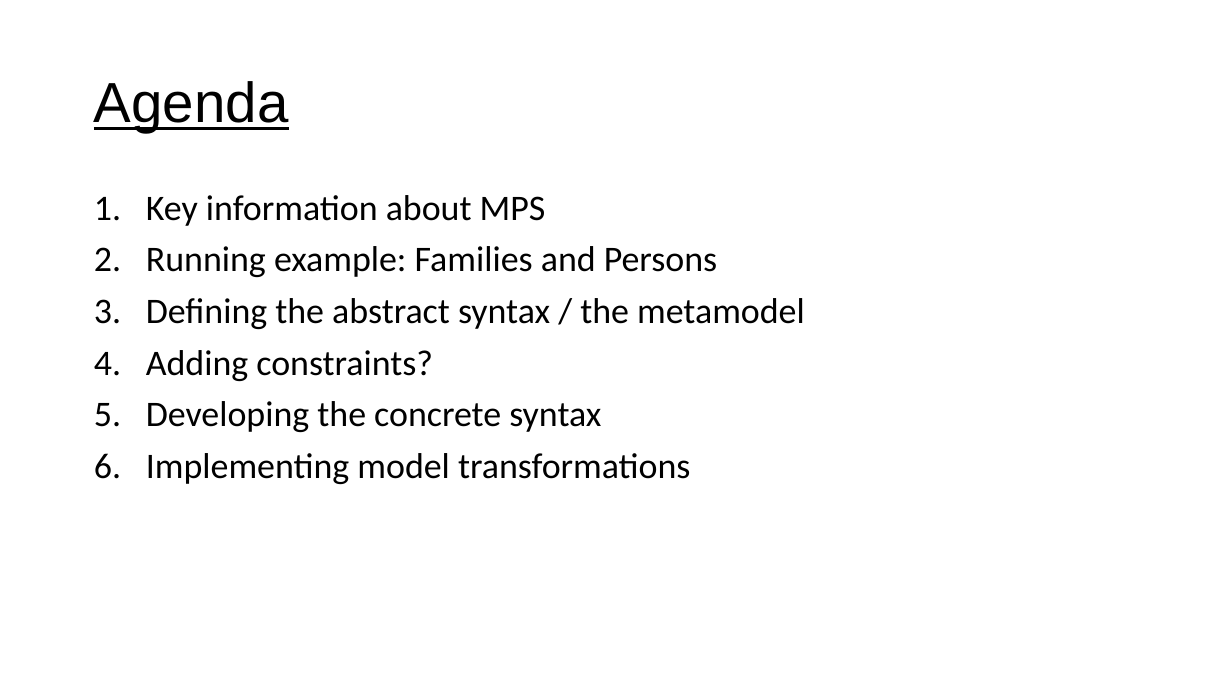
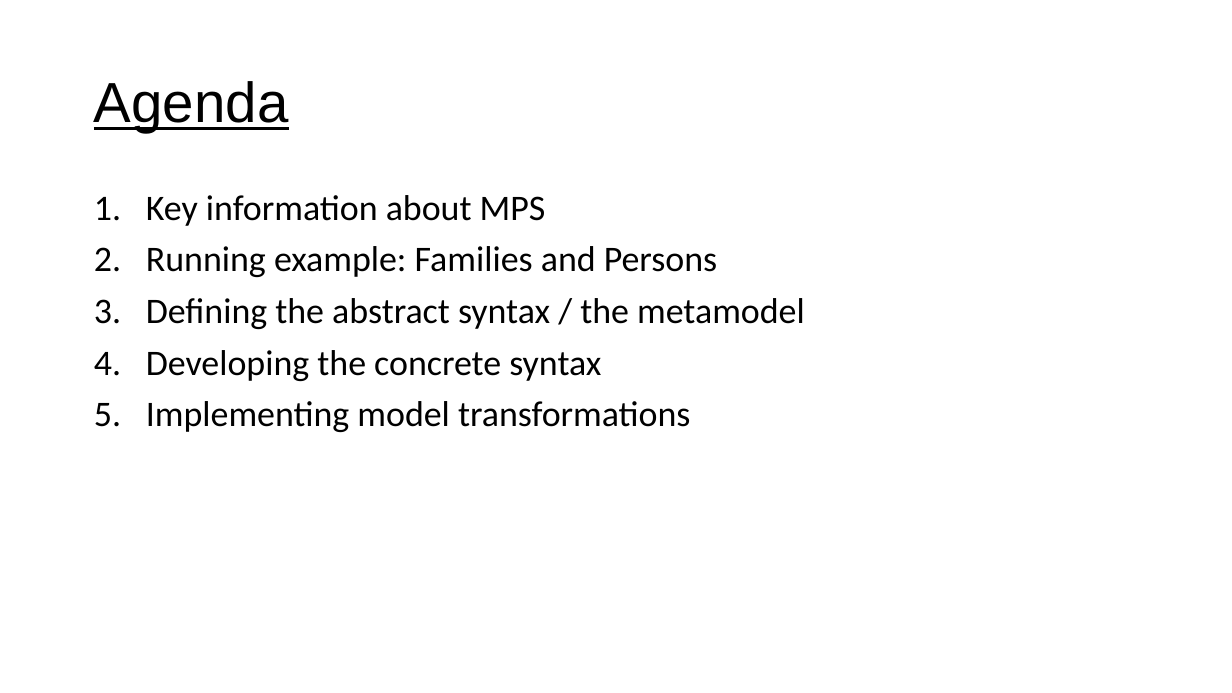
Before and after one commit to timKraeuter/PCS955-DAT355, a slide deck: slide 2 of MPS - Projects/slides.pptx. Drawn at 1232x693 pixels with LibreOffice and Linux fonts; fonts in the diff are those of the drawing. Boxes give left, top, right and bottom in pixels: in the first picture for what was removed or moved away, otherwise in the second. Text is boxed around its words. In the diff, an @@ line names an element or a change of style, - is before the commit and + after.

```diff
--- a/MPS - Projects/slides.pptx
+++ b/MPS - Projects/slides.pptx
@@ text at <box>146,350,433,381</box>: paragraph removed @@
-4. Adding constraints?
```
Also in this commit, not shown: 1 other slide changed, 1 other file.
